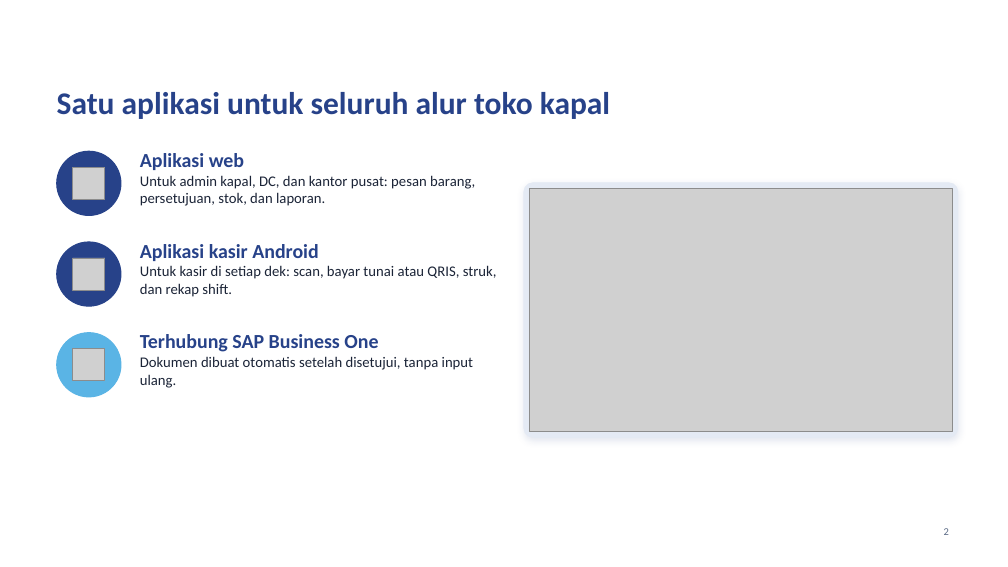
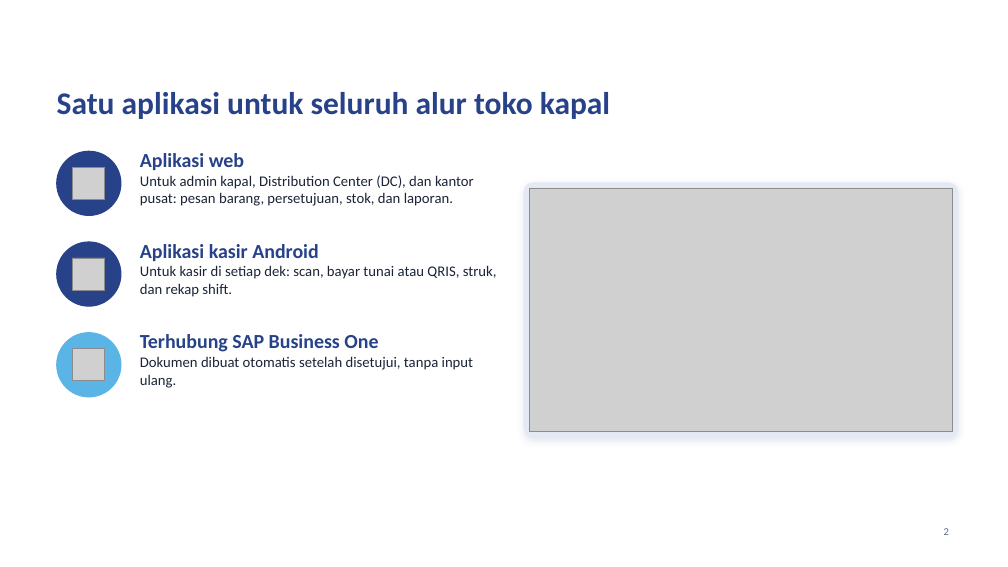
Before and after one commit to alfiandarmawan35/claude, a slide deck: slide 2 of docs/PID_POS_Paparan_Direksi_Template.pptx. Drawn at 1008x567 pixels with LibreOffice and Linux fonts; fonts in the diff are those of the drawing; grey boxes stand for pictures; background and template pictures are left out. Boxes give left, top, right and bottom in pixels: in the first picture for what was removed or moved away, otherwise in the second. Text is boxed around its words. In the diff, an @@ line names an element or a change of style, - is before the commit and + after.

```diff
--- a/docs/PID_POS_Paparan_Direksi_Template.pptx
+++ b/docs/PID_POS_Paparan_Direksi_Template.pptx
@@ text at (x1=140, y1=175, x2=474, y2=206): text changed @@
-Untuk admin kapal, DC, dan kantor pusat: pesan barang, persetujuan, stok, dan laporan.
+Untuk admin kapal, Distribution Center (DC), dan kantor pusat: pesan barang, persetujuan, stok, dan laporan.
```
Also in this commit, not shown: 4 other slides changed, 1 other file.
